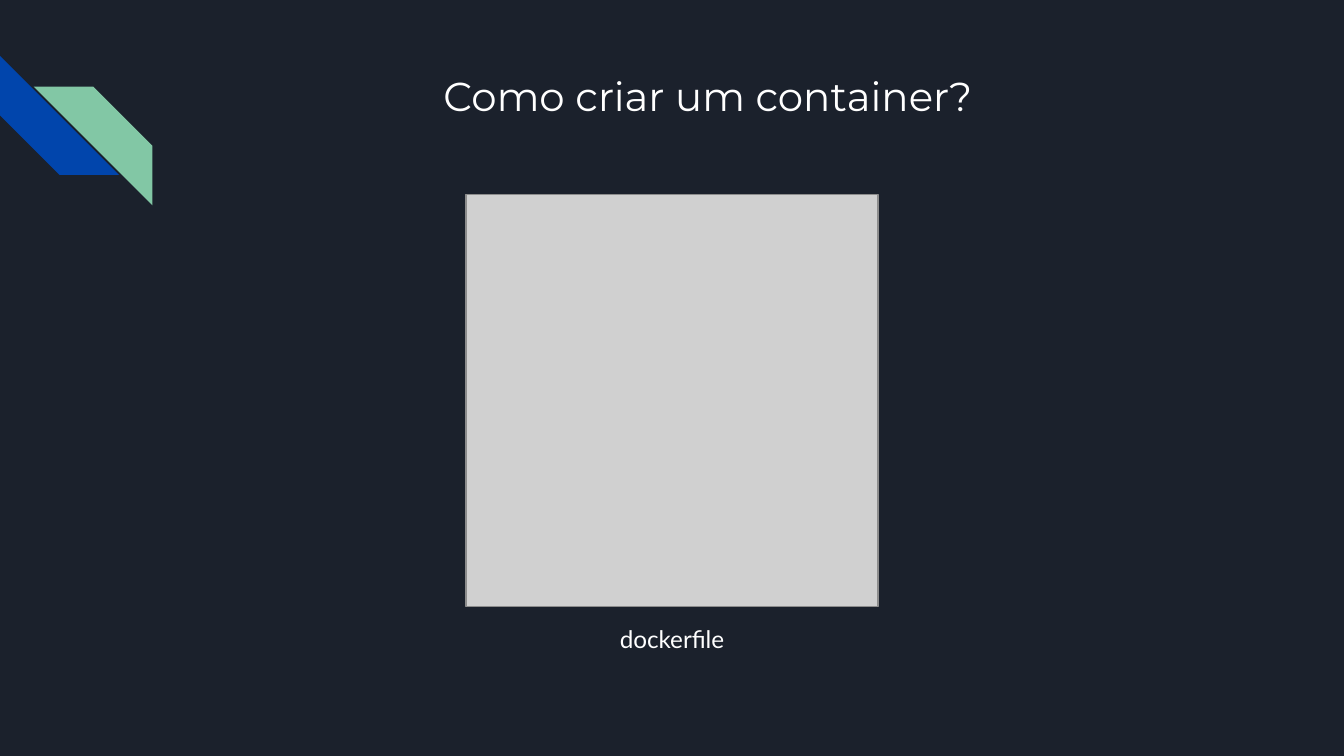
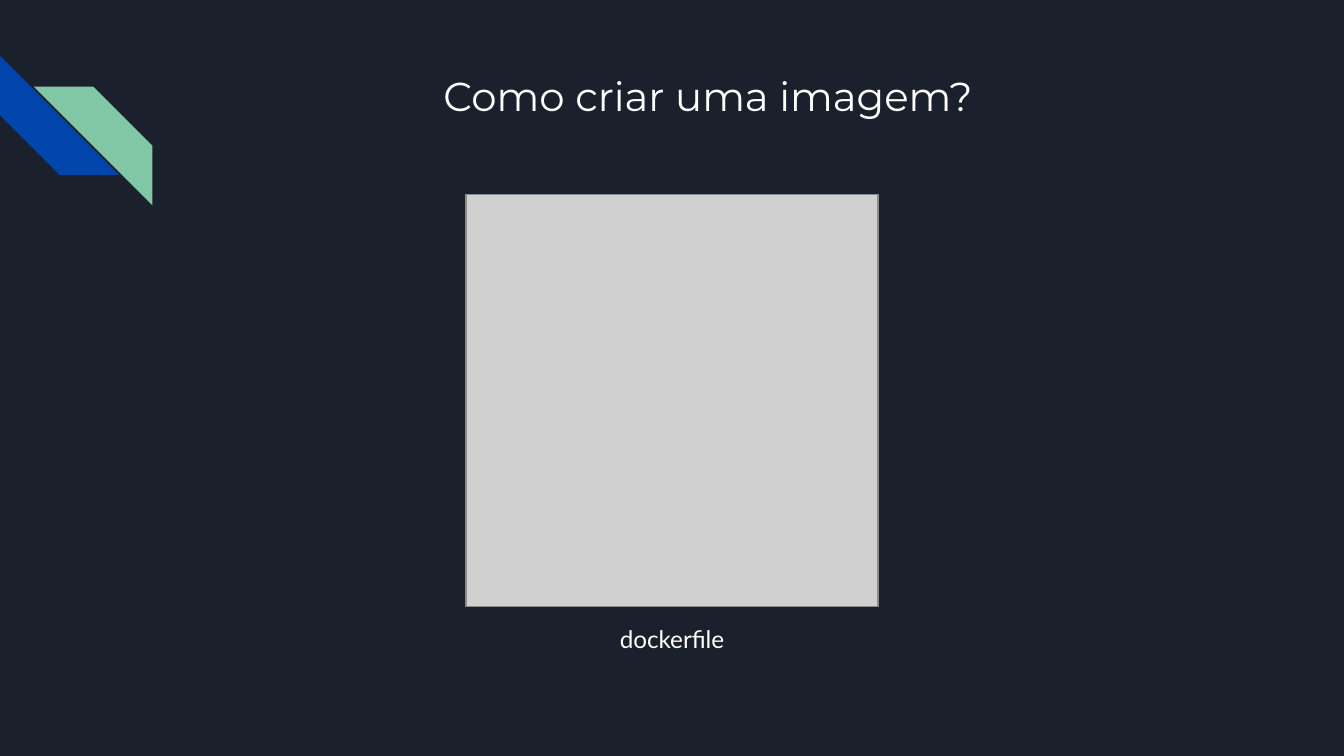
Before and after one commit to RafaelCecchin/aula-docker, a slide deck: slide 33 of slides/Introdução ao Docker.pptx (slide 30 before the commit). Drawn at 1344x756 pixels with LibreOffice and Linux fonts; fonts in the diff are those of the drawing; grey boxes stand for pictures. Boxes give left, top, right and bottom in pixels: in the first picture for what was removed or moved away, otherwise in the second. Text is boxed around its words. In the diff, an @@ line names an element or a change of style, - is before the commit and + after.

```diff
--- a/slides/Introdução ao Docker.pptx
+++ b/slides/Introdução ao Docker.pptx
@@ title at box(443, 81, 972, 119): text changed @@
-Como criar um container?
+Como criar uma imagem?
```
Also in this commit, not shown: 14 other slides changed, 3 slides added, 1 other file.
